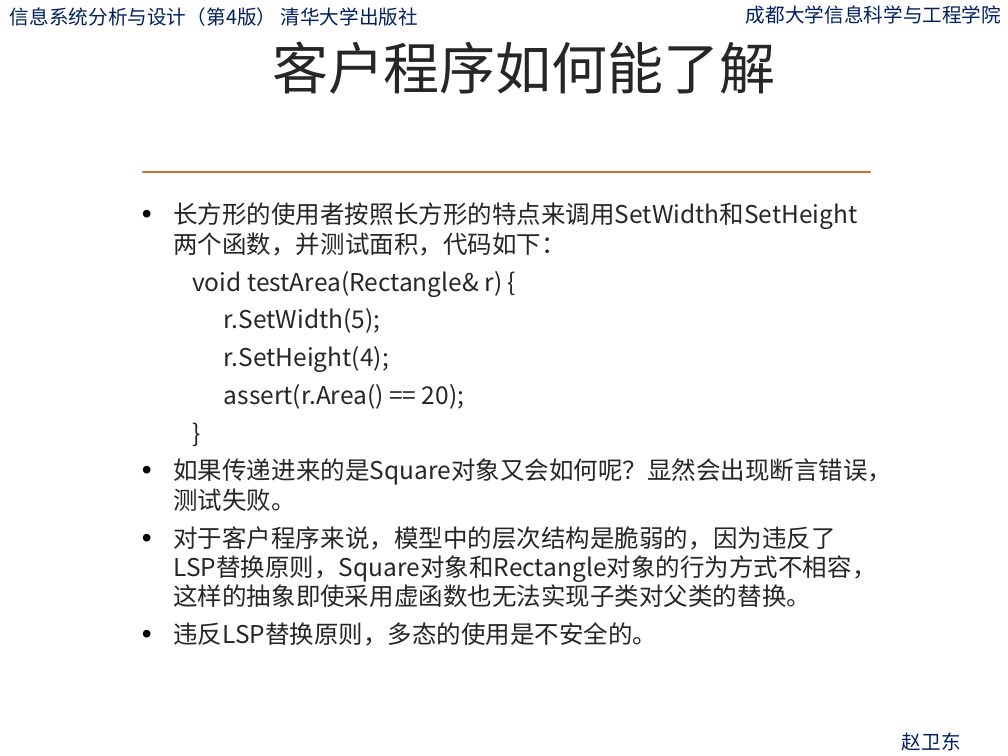
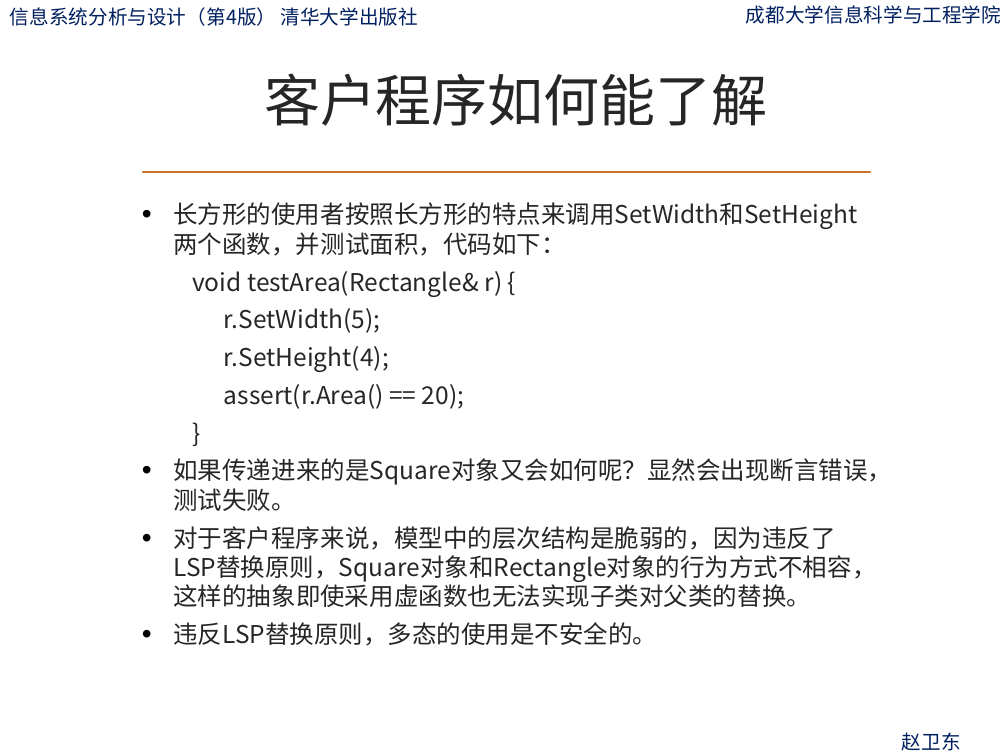
Before and after one commit to zwdcdu/is_analysis, a slide deck: slide 168 of ppt/第10章-系统总体设计.pptx. Drawn at 1008x756 pixels with LibreOffice and Linux fonts; fonts in the diff are those of the drawing; background and template pictures are left out. Boxes give left, top, right and bottom in pixels: in the first picture for what was removed or moved away, otherwise in the second. Text is boxed around its words. In the diff, an @@ line names an element or a change of style, - is before the commit and + after.

```diff
--- a/ppt/第10章-系统总体设计.pptx
+++ b/ppt/第10章-系统总体设计.pptx
@@ title "客户程序如何能了解": place and size @@
-title "客户程序如何能了解" at [272,41,776,94]
+title "客户程序如何能了解" at [264,73,768,126]
```
Also in this commit, not shown: 9 other slides changed, 4 other files.
